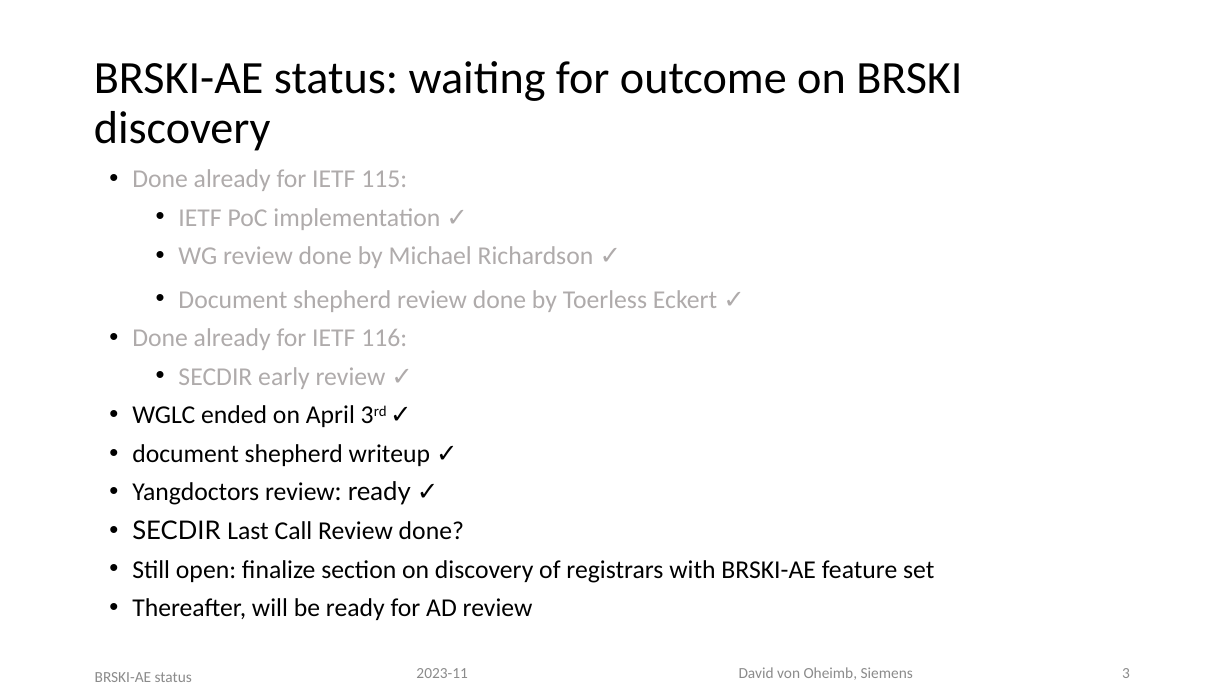
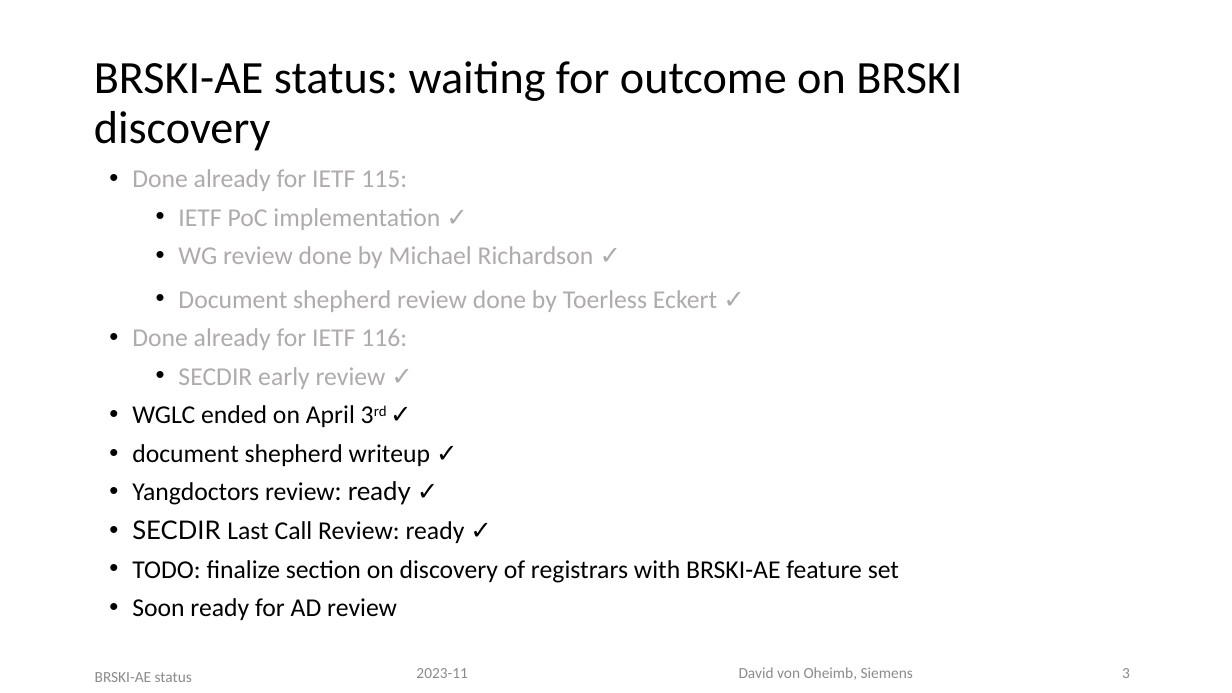
Before and after one commit to anima-wg/anima-brski-ae, a slide deck: slide 3 of presentations/slides-118-BRSKI-AE.pptx. Drawn at 1232x693 pixels with LibreOffice and Linux fonts; fonts in the diff are those of the drawing. Boxes give left, top, right and bottom in pixels: in the first picture for what was removed or moved away, otherwise in the second. Text is boxed around its words. In the diff, an @@ line names an element or a change of style, - is before the commit and + after.

Commit message:
slides-118-BRSKI-AE.pptx: update after design team discussion on 2023-11-06 at IETF 118

```diff
--- a/presentations/slides-118-BRSKI-AE.pptx
+++ b/presentations/slides-118-BRSKI-AE.pptx
@@ text at box(132, 520, 899, 620): text changed @@
-• SECDIR Last Call Review done?
-• Still open: finalize section on discovery of registrars with BRSKI-AE feature set
-• Thereafter, will be ready for AD review
+• SECDIR Last Call Review: ready ✓
+• TODO: finalize section on discovery of registrars with BRSKI-AE feature set
+• Soon ready for AD review
```
Also in this commit, not shown: 1 other slide changed.
